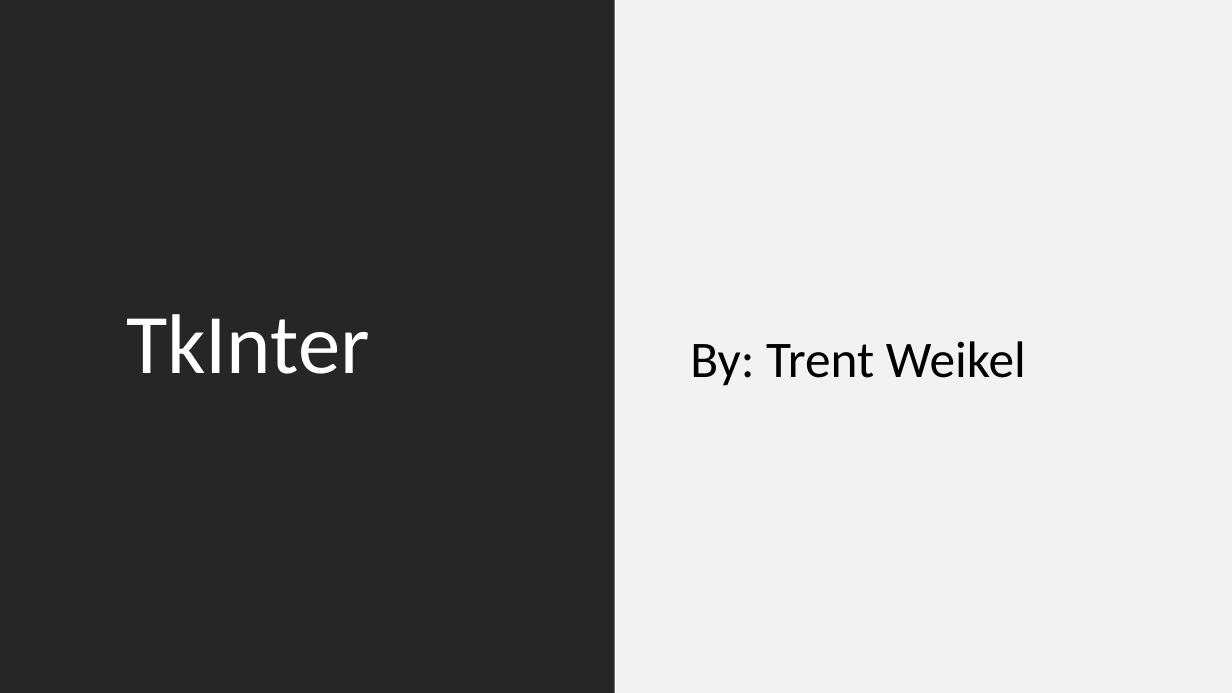
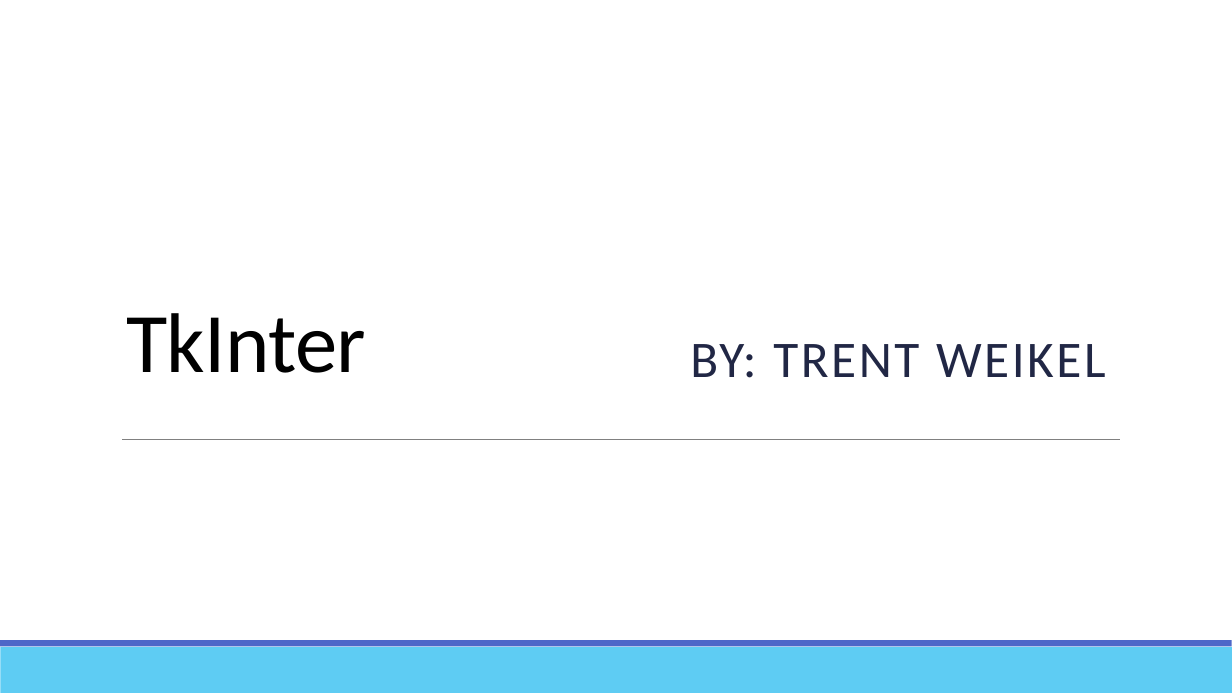
Before and after one commit to 24tweikel/TkInterTutorial, a slide deck: slide 1 of tkinter.pptx. Drawn at 1232x693 pixels with LibreOffice and Linux fonts; fonts in the diff are those of the drawing. Boxes give left, top, right and bottom in pixels: in the first picture for what was removed or moved away, otherwise in the second. Text is boxed around its words. In the diff, an @@ line names an element or a change of style, - is before the commit and + after.

```diff
--- a/tkinter.pptx
+++ b/tkinter.pptx
@@ rectangle removed at bbox=[0, 0, 615, 693] @@
@@ rectangle removed at bbox=[616, 0, 1232, 693] @@
@@ title "TkInter" at bbox=[126, 313, 366, 373]: text colour #FFFFFF to #000000, letter spacing 0 to -0.5 pt; line spacing 0.9 to 0.85 @@
@@ subtitle at bbox=[690, 344, 1106, 378]: text changed; text colour #000000 to #212745 @@
-By: Trent Weikel
+BY: TRENT WEIKEL
@@ line added from (122, 439) to (1120, 439), #808080 0.5 pt @@
@@ rectangle added at bbox=[0, 647, 1232, 693], fill #5ECCF3 @@
@@ rectangle added at bbox=[0, 640, 1232, 647], fill #4E67C8 @@
```
Also in this commit, not shown: 9 other slides changed, 1 slide added, 1 slide removed.
